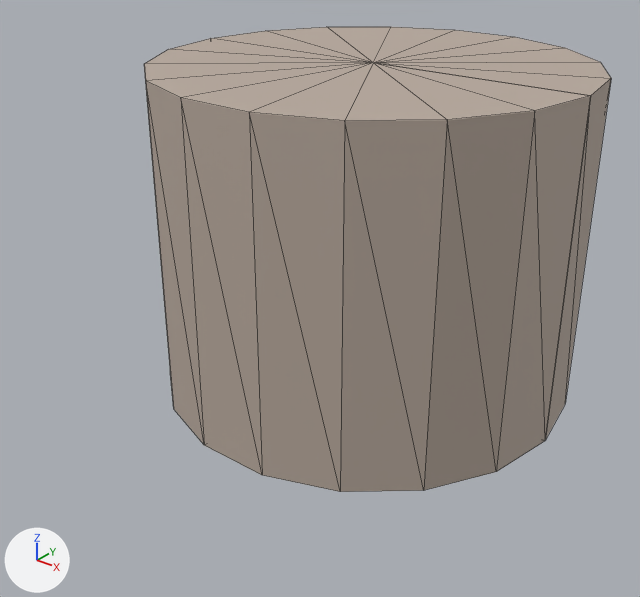
Renders of the glTF model storage/picture/mocan-62.glb from each side of a commit.
One viewpoint serves both versions: a camera (50 mm lens) standing at (1.029, -1.454, 1.045) and looking at (-0.034, -0.125, 0.222). Every picture has the same lights, and +X, +Y and +Z are marked at lower left. The older version comes first. Mesh edges are drawn as thin lines. Vertices at exactly the same position are counted once.

In view in the first picture: 'furniture'.
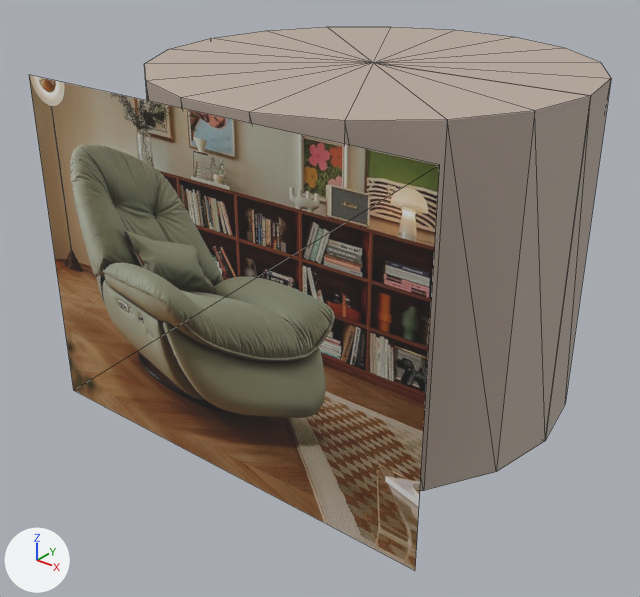
The change, as a list of edits to the scene's bpy script:
```text
Add img_image_0:
    img_image_0 = load_image('Image_0', '_unpacked/Image_0', 800, 800, 'sRGB')
Add mat_photo:
    mat_photo = principled_material('photo')
    mat_photo.texture = img_image_0
    mat_photo.roughness = 0.85
Change me_mesh_0:
    used by ob_furniture; location = (0.0, 0.0, 0.0)
    verts and faces of me_mesh_0; kept vertices keep their numbers, new ones are numbered from 40
    remove me_mesh_0.from_pydata(...)  # 40 vertices, 72 faces; spans x -0.45..0.45, y -0.443..0.443, z 0.0..0.7
    add me_mesh_0.from_pydata(...)  # 44 vertices, 74 faces; spans x -0.45..0.45, y -0.48..0.443, z 0.0..0.7
    me_mesh_0 part 1
    add verts[40] = (-0.45, -0.48, 0.004)  # pixel (73, 390)
    add verts[41] = (0.45, -0.48, 0.004)  # pixel (415, 570)
    add verts[42] = (0.45, -0.48, 0.696)  # pixel (439, 164)
    add verts[43] = (-0.45, -0.48, 0.696)  # pixel (29, 74)
    add faces += [(40, 41, 42), (40, 42, 43)]  # mat_photo (picture img_image_0)
    add me_mesh_0.materials.append(mat_photo)  # picture img_image_0
```

Where the change shows, as pixel boxes (x1, y1, x2, y2) in the pictures (640 x 597 px):
'furniture', reshaped (25% wider, 17% taller)
    before: (144, 27, 611, 492)
    after: (29, 27, 611, 570)
part 1 of me_mesh_0, added
    after: (29, 75, 440, 570)
